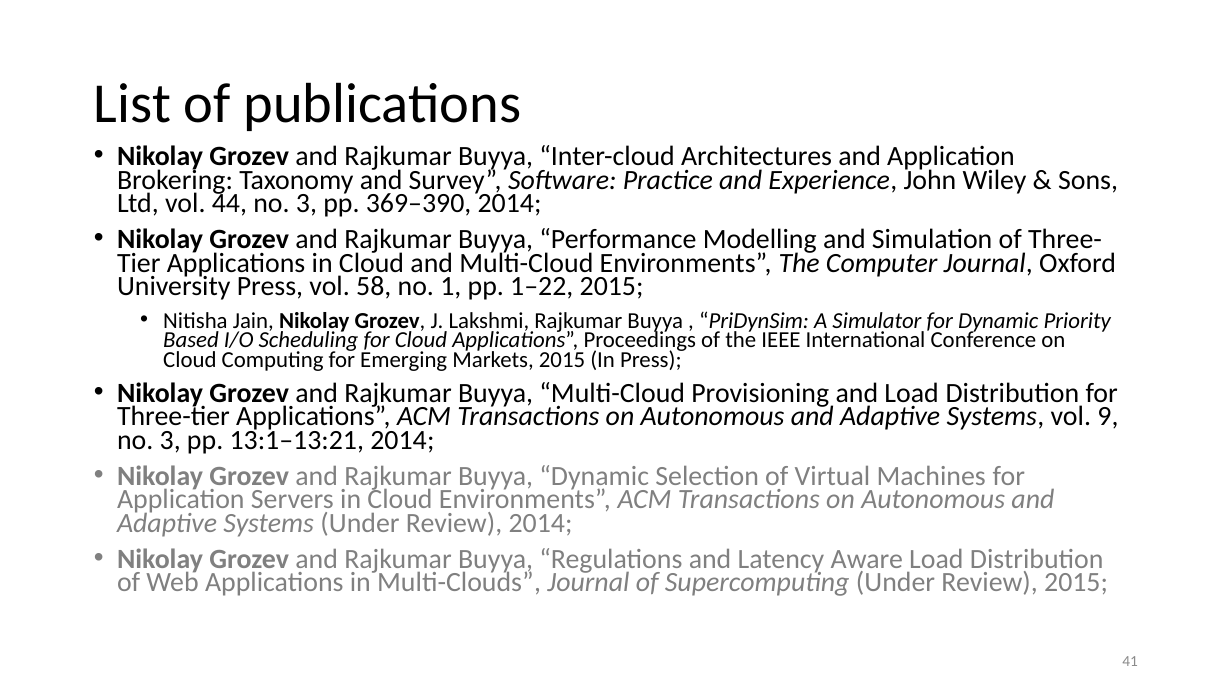
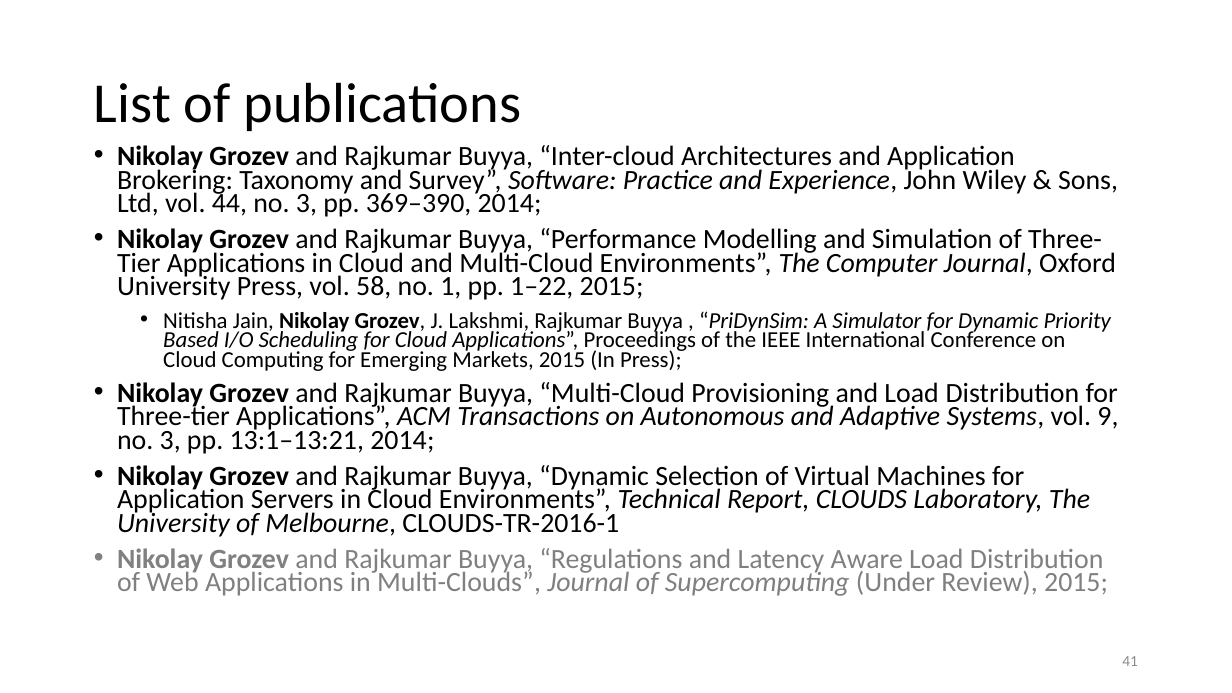
Before and after one commit to nikolayg/nikgrozev-website, a slide deck: slide 41 of ppt/Brokering Techniques for Managing Three-Tier Applications in Distributed Cloud Computing Environments.pptx. Drawn at 1232x693 pixels with LibreOffice and Linux fonts; fonts in the diff are those of the drawing. Boxes give left, top, right and bottom in pixels: in the first picture for what was removed or moved away, otherwise in the second. Text is boxed around its words. In the diff, an @@ line names an element or a change of style, - is before the commit and + after.

Commit message:
Updated presentation

```diff
--- a/ppt/Brokering Techniques for Managing Three-Tier Applications in Distributed Cloud Computing Environments.pptx
+++ b/ppt/Brokering Techniques for Managing Three-Tier Applications in Distributed Cloud Computing Environments.pptx
@@ text at [117,465,1090,537]: text changed; text colour #808080 to #000000 @@
-• Nikolay Grozev and Rajkumar Buyya, “Dynamic Selection of Virtual Machines for Application Servers in Cloud Environments”, ACM Transactions on Autonomous and Adaptive Systems (Under Review), 2014;
+• Nikolay Grozev and Rajkumar Buyya, “Dynamic Selection of Virtual Machines for Application Servers in Cloud Environments”, Technical Report, CLOUDS Laboratory, The University of Melbourne, CLOUDS-TR-2016-1
```
Also in this commit, not shown: 2 other slides changed.
